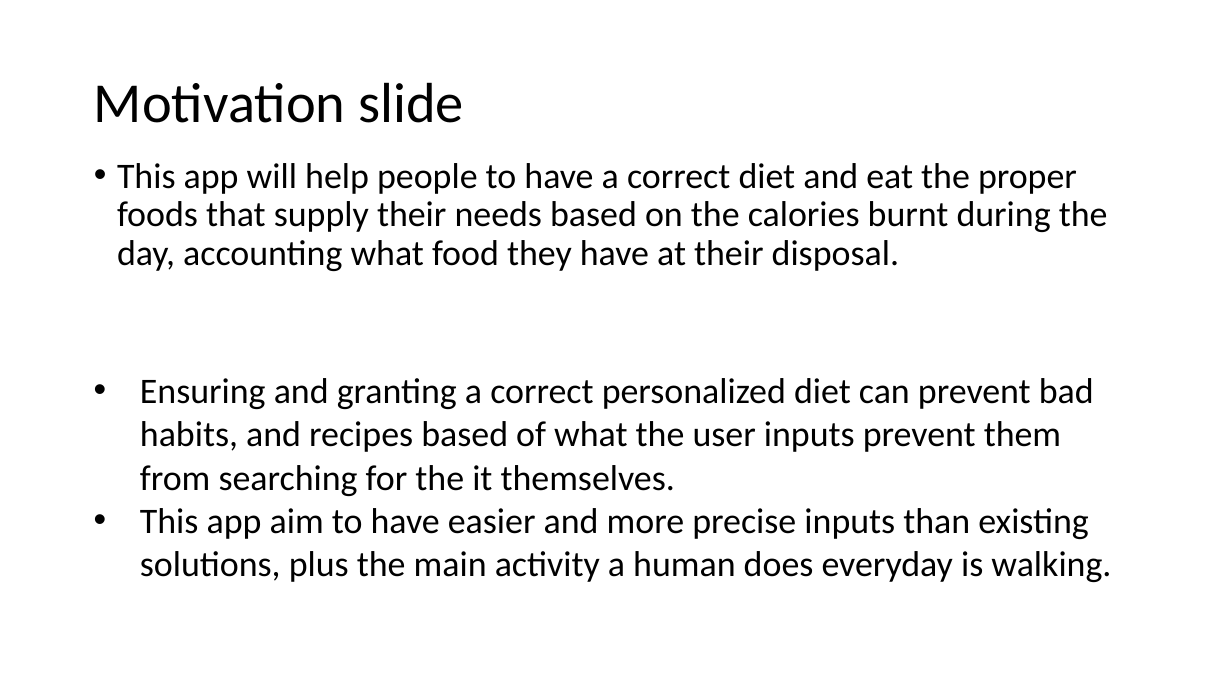
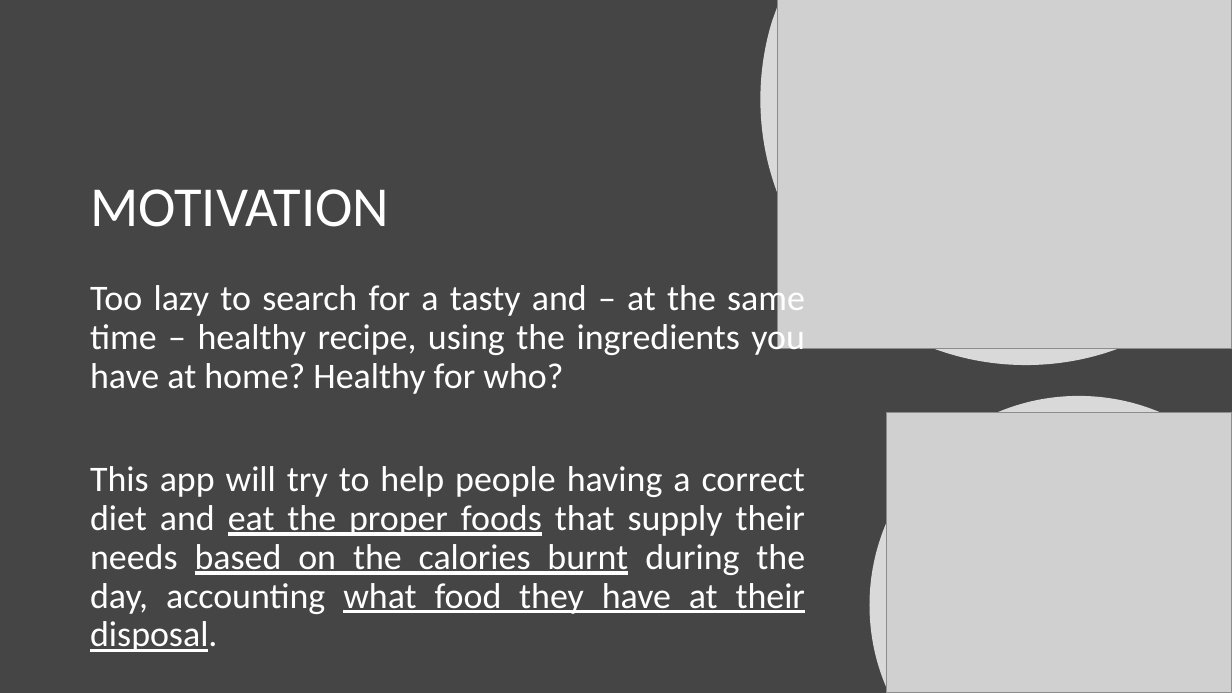
Before and after one commit to tommivitali/MWC2020-Project, a slide deck: slide 2 of presentation/presentazione FAO.pptx. Drawn at 1232x693 pixels with LibreOffice and Linux fonts; fonts in the diff are those of the drawing; grey boxes stand for pictures. Boxes give left, top, right and bottom in pixels: in the first picture for what was removed or moved away, otherwise in the second. Text is boxed around its words. In the diff, an @@ line names an element or a change of style, - is before the commit and + after.

```diff
--- a/presentation/presentazione FAO.pptx
+++ b/presentation/presentazione FAO.pptx
@@ background #FFFFFF to #454545 @@
@@ freeform shape added at (761, 0, 1232, 365), fill #FFFFFF at 80% opacity @@
@@ picture added at (777, 0, 1232, 348) @@
@@ text removed at (117, 163, 1108, 271) @@
-• This app will help people to have a correct diet and eat the proper foods that supply their needs based on the calories burnt during the day, accounting what food they have at their disposal.
@@ title at (90, 189, 389, 227): text changed; text colour #000000 to #FFFFFF @@
-Motivation slide
+MOTIVATION
@@ text added at (90, 281, 805, 652), 28 pt, text #FFFFFF @@
+Too lazy to search for a tasty and – at the same time – healthy recipe, using the ingredients you have at home? Healthy for who?
+This app will try to help people having a correct diet and eat the proper foods that supply their needs based on the calories burnt during the day, accounting what food they have at their disposal.
@@ text removed at (140, 378, 1111, 582) @@
-• Ensuring and granting a correct personalized diet can prevent bad habits, and recipes based of what the user inputs prevent them from searching for the it themselves.
-• This app aim to have easier and more precise inputs than existing solutions, plus the main activity a human does everyday is walking.
@@ freeform shape added at (870, 396, 1232, 693), fill #FFFFFF at 80% opacity @@
@@ picture added at (886, 412, 1232, 693) @@
```
Also in this commit, not shown: 3 other slides changed, 1 slide added, 1 slide removed, 5 other files.
